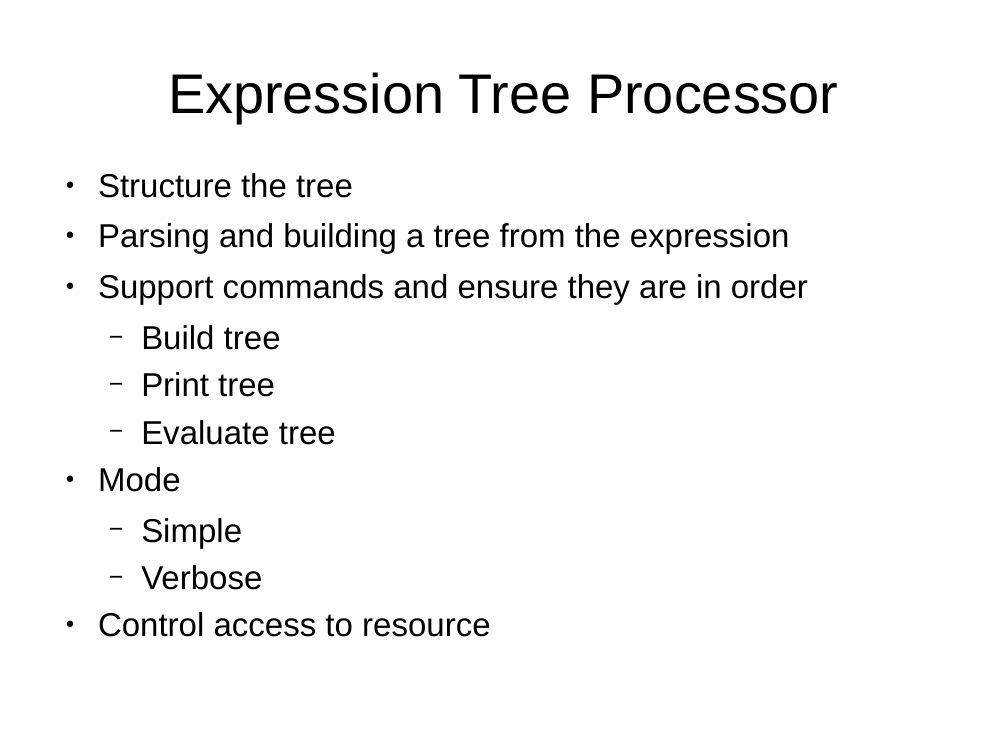
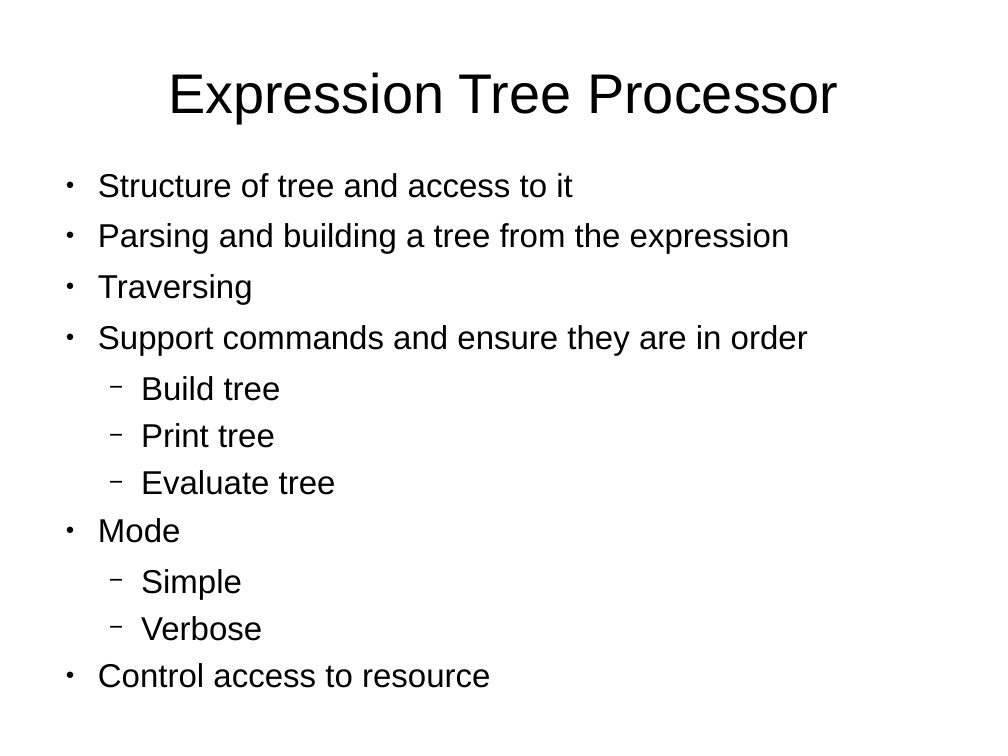
Before and after one commit to bpcrao/purnacode, a slide deck: slide 2 of ppts/Design Patterns by Example.ppt. Drawn at 1008x756 pixels with LibreOffice and Linux fonts; fonts in the diff are those of the drawing. Boxes give left, top, right and bottom in pixels: in the first picture for what was removed or moved away, otherwise in the second. Text is boxed around its words. In the diff, an @@ line names an element or a change of style, - is before the commit and + after.

```diff
--- a/ppts/Design Patterns by Example.ppt
+++ b/ppts/Design Patterns by Example.ppt
@@ text at (98,173,572,198): text changed @@
-● Structure the tree
+● Structure of tree and access to it
@@ text at (98,274,253,305): paragraph added @@
+● Traversing
```
Also in this commit, not shown: 1 other slide changed, 15 slides added, 1 slide removed, 10 other files.
